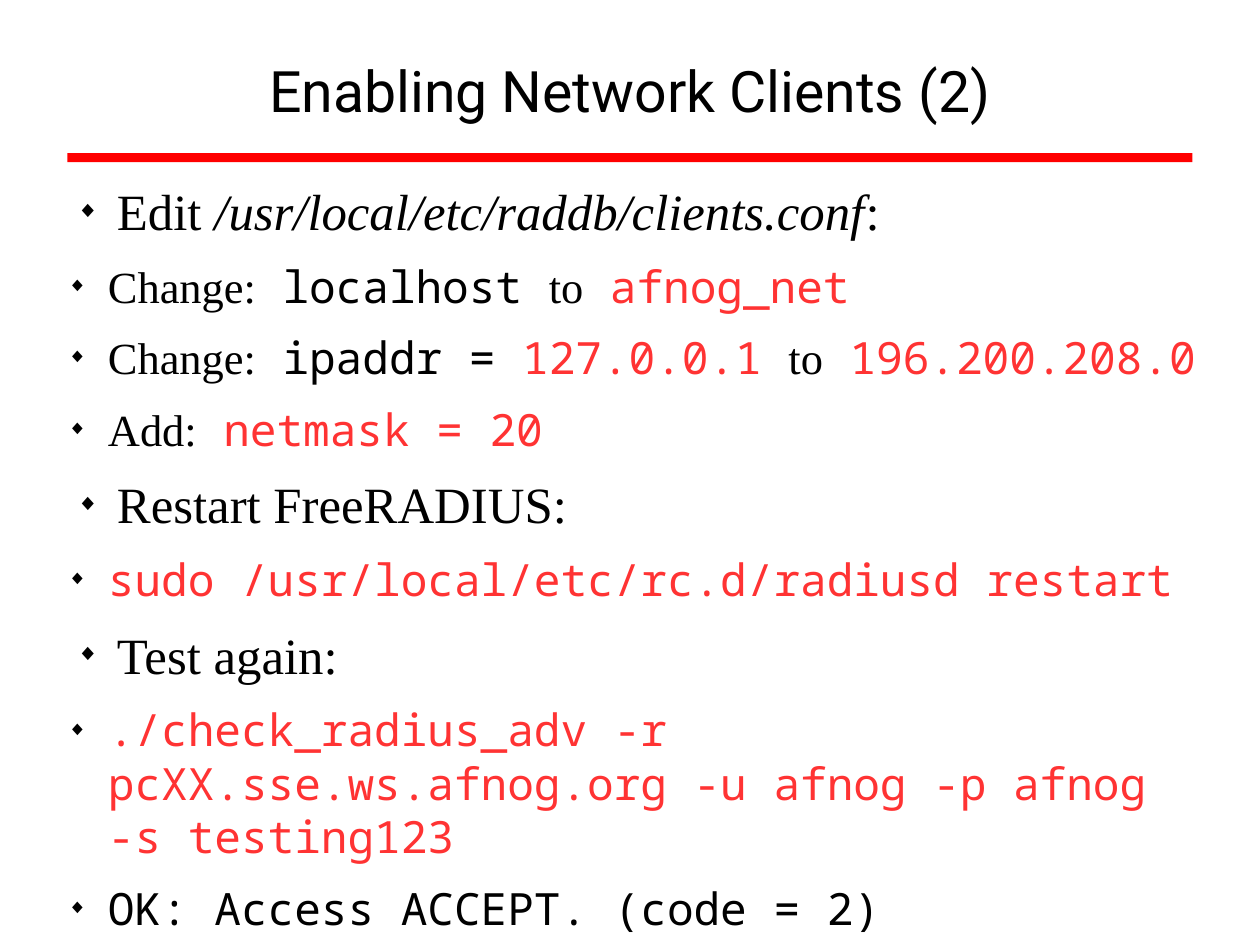
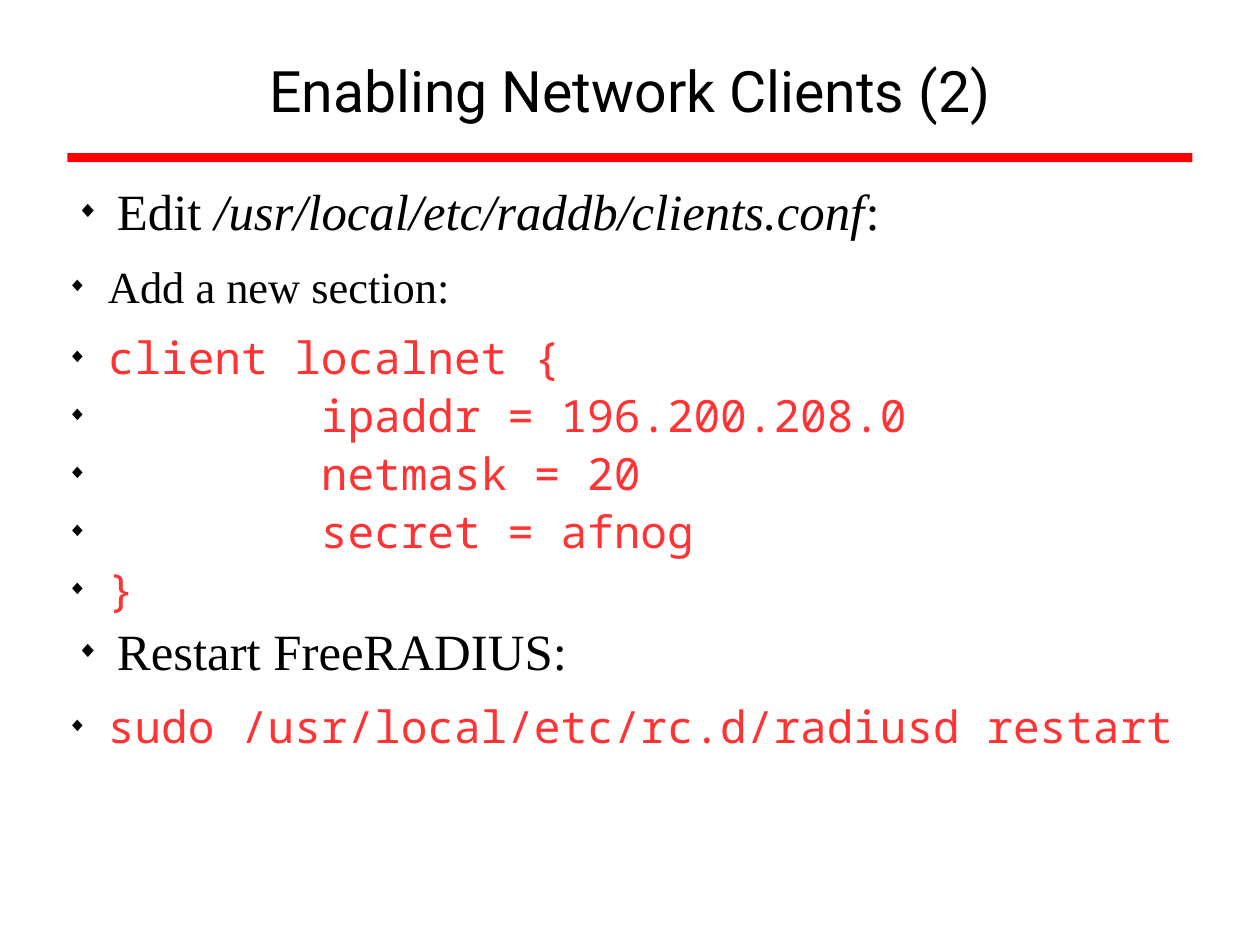
Before and after one commit to afnog/sse, a slide deck: slide 38 of radius/radius_presentation.odp. Drawn at 1260x945 pixels with LibreOffice and Linux fonts; fonts in the diff are those of the drawing; background and template pictures are left out. Boxes give left, top, right and bottom in pixels: in the first picture for what was removed or moved away, otherwise in the second. Text is boxed around its words. In the diff, an @@ line names an element or a change of style, - is before the commit and + after.

Commit message:
/ ‘radius/radius_presentation.odp’

```diff
--- a/radius/radius_presentation.odp
+++ b/radius/radius_presentation.odp
@@ text at box(108, 272, 907, 559): text changed @@
-  ◆ Change: localhost to afnog_net
-  ◆ Change: ipaddr = 127.0.0.1 to 196.200.208.0
-  ◆ Add: netmask = 20
+  ◆ Add a new section:
+  ◆ client localnet {
+  ◆ ipaddr = 196.200.208.0
+  ◆ netmask = 20
+  ◆ secret = afnog
+  ◆ }
@@ text at box(108, 640, 1146, 932): paragraphs removed @@
-◆ Test again:
-  ◆ ./check_radius_adv -r pcXX.sse.ws.afnog.org -u afnog -p afnog -s testing123
-  ◆ OK: Access ACCEPT. (code = 2)
-◆ Success! Now check Nagios again.
```
Also in this commit, not shown: 1 other slide changed, 1 slide added, 1 slide removed.
